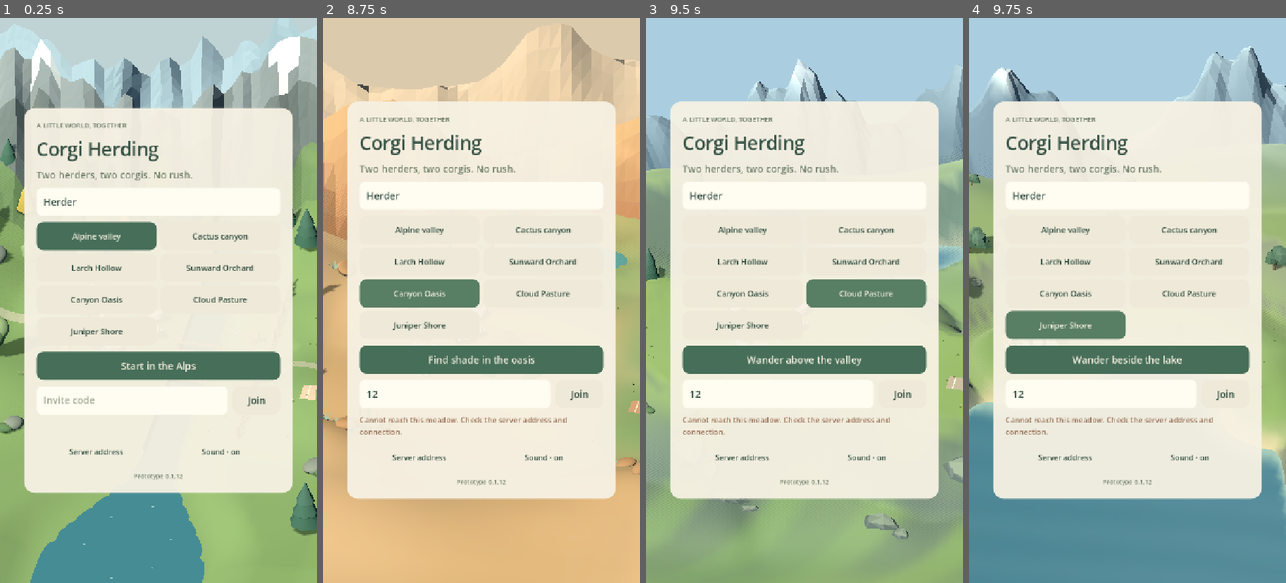
Above: before the commit, frames 1-4 (left to right).
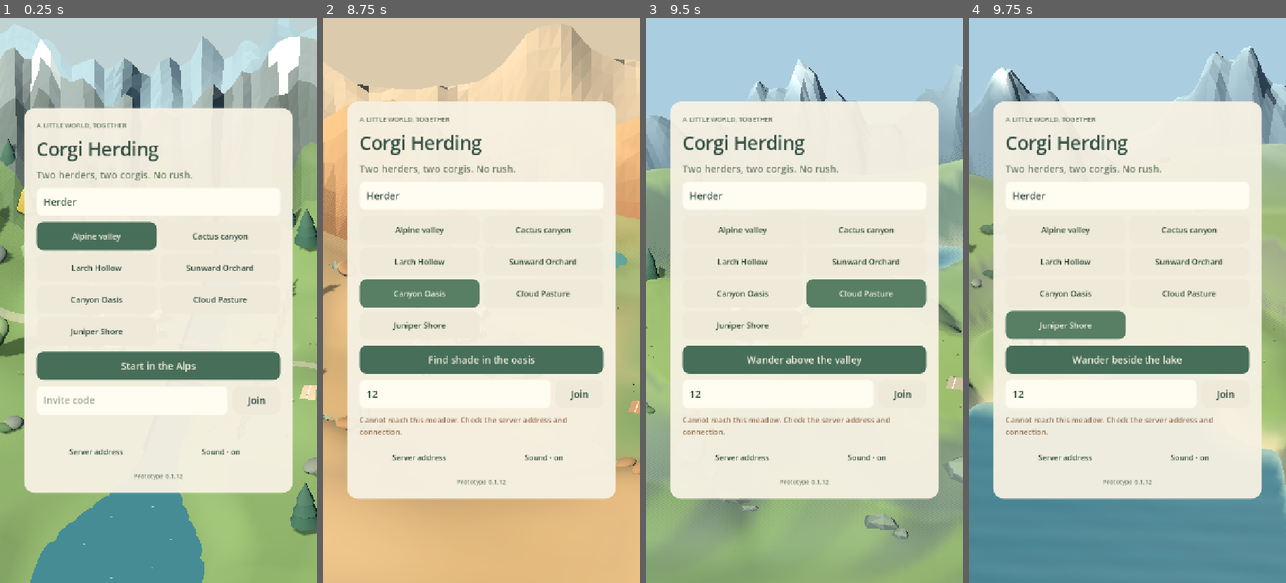
Above: after the commit, the same moments.

Repository: Nielk74/corgi-herding
Game: Godot game, scene res://main.tscn
Two runs of this game, one before a commit and one after it. Both use one fixed random seed, a clock stepped at 60 frames per second and the inputs below.
Inputs (mouse positions are in pixels of both pictures, inside the frame that each line leads up to):
- Up to frame 1 (0.25 s): no input
- Up to frame 2 (8.75 s): click (456, 402) at 0.52 s; type "12" at 0.6 s; click "Start in the Alps" at 1.25 s; click "Start in the Alps" at 2 s; click "Start in the Alps" at 2.75 s; click "Alpine valley" at 3.5 s; click "Cactus canyon" at 4.25 s; click "Start in the canyon" at 5 s; click "Start in the canyon" at 5.75 s; click "Larch Hollow" at 6.5 s; click "Sunward Orchard" at 7.25 s; click "Canyon Oasis" at 8 s
- Up to frame 3 (9.5 s): click "Cloud Pasture" at 8.75 s
- Up to frame 4 (9.75 s): click "Juniper Shore" at 9.5 s

Frames 1-3 are identical in both runs. In frame 4, 0.8% of the frame differs, in the area x 0-100%, y 27-61%.

Commit message:
Refine Juniper foliage and opaque lake ripples

Diff:
--- a/client/scripts/juniper_scenery.gd
+++ b/client/scripts/juniper_scenery.gd
@@ -4,6 +4,7 @@
 
 const Profile = preload("res://scripts/juniper_profile.gd")
 const Navigation = preload("res://scripts/shore_navigation.gd")
+const WaterShader = preload("res://shaders/juniper_water.gdshader")
 
 static func build_land(host) -> void:
 	var near := SurfaceTool.new()
@@ -39,8 +40,8 @@
 	far_material.disable_receive_shadows = true
 	combined.surface_set_material(1, far_material)
 	host.water = host._finish_surface(lake, "JuniperLake")
-	var water_material := host.vertex_material.duplicate() as StandardMaterial3D
-	water_material.disable_receive_shadows = true
+	var water_material := ShaderMaterial.new()
+	water_material.shader = WaterShader
 	host.water.material_override = water_material
 
 static func ground_color(host, point: Vector3, normal: Vector3) -> Color:
@@ -98,20 +99,22 @@
 	rng.seed = 579321
 	var crowns := SurfaceTool.new()
 	crowns.begin(Mesh.PRIMITIVE_TRIANGLES)
-	# Unequal near trees sit off-route; distant small clusters supply scale.
-	var trees := [Vector3(-18, 0, -2), Vector3(-17, 0, -6), Vector3(-14.5, 0, -9.0),
-		Vector3(-9.5, 0, -10.4), Vector3(-6.8, 0, -11.8), Vector3(-4.2, 0, -12.6),
-		Vector3(7.1, 0, -11.2), Vector3(11.3, 0, -9.3), Vector3(15.7, 0, -6.4),
-		Vector3(18.2, 0, -3.6), Vector3(18.0, 0, 1.2)]
-	for p in trees:
-		if Navigation.signed_clearance(Vector2(p.x, p.z)) < -1.2:
-			_juniper(host, crowns, p, rng.randf_range(0.7, 1.15), rng)
+	# Broad gaps and depth offsets matter more than the number of trees. Each
+	# conservative crown disk is wholly outside the true walking union, not an
+	# approximate oval shoreline. Rejection sampling avoids a planted tree row.
+	var plantings: Array[Dictionary] = []
+	_plant_group(host, crowns, plantings, Vector2(-18.0, -7.3), Vector2(4.3, 4.0), 5, Vector2(0.62, 1.02), 0, rng)
+	_plant_group(host, crowns, plantings, Vector2(-3.5, -14.4), Vector2(4.4, 2.7), 3, Vector2(0.66, 0.92), 1, rng)
+	_plant_group(host, crowns, plantings, Vector2(19.0, -4.7), Vector2(3.5, 4.5), 4, Vector2(0.68, 1.08), 2, rng)
 	var across := Vector3(0.9785, 0, -0.2063)
 	var away := Vector3(-0.2063, 0, -0.9785)
-	for p: Vector2 in [Vector2(-22, 15), Vector2(-19.5, 16.2), Vector2(-21.4, 18.2), Vector2(-15.2, 18.5),
-		Vector2(-4.8, 21.6), Vector2(-2.6, 22.1), Vector2(0.1, 20.5), Vector2(16.8, 20.6), Vector2(19.5, 22.0)]:
-		_juniper(host, crowns, across * p.x + away * p.y, rng.randf_range(0.35, 0.53), rng)
-	host._finish_surface(crowns, "JuniperWoodland", true)
+	var distant_centers := [Vector2(-22, 18), Vector2(-0.5, 23), Vector2(20, 20)]
+	for i in distant_centers.size():
+		var p: Vector2 = distant_centers[i]
+		var center := across * p.x + away * p.y
+		_plant_group(host, crowns, plantings, Vector2(center.x, center.z), Vector2(3.3, 2.4), [3, 2, 4][i], Vector2(0.32, 0.55), i + 3, rng)
+	var woodland: MeshInstance3D = host._finish_surface(crowns, "JuniperWoodland", true)
+	woodland.set_meta("plantings", plantings)
 	for p in [Vector3(-16, 0, -4), Vector3(-11, 0, -10), Vector3(5.5, 0, -11.5), Vector3(15.8, 0, -5), Vector3(17.4, 0, 8.6)]:
 		if Navigation.signed_clearance(Vector2(p.x, p.z)) < -0.8:
 			host._rock(p + Vector3(0, 0.16, 0), Vector3(1.1, 0.5, 0.85))
@@ -128,16 +131,63 @@
 			host._triangle(tufts, base + Vector3(-0.05, 0.13, 0), base + Vector3(0.05, 0.13, 0), base + Vector3(0, 0.19, 0), Color("d5c896"))
 	host._finish_surface(tufts, "JuniperMeadowFlowers")
 
-static func _juniper(host, surface: SurfaceTool, p: Vector3, scale_value: float, rng: RandomNumberGenerator) -> void:
+static func _plant_group(host, surface: SurfaceTool, plantings: Array[Dictionary], center: Vector2,
+		spread: Vector2, count: int, scales: Vector2, group: int, rng: RandomNumberGenerator) -> void:
+	var placed := 0
+	for attempt in range(count * 80):
+		if placed == count:
+			break
+		var angle := rng.randf() * TAU
+		var offset := Vector2(cos(angle), sin(angle)) * sqrt(rng.randf()) * spread
+		var point := center + offset
+		var scale_value := rng.randf_range(scales.x, scales.y)
+		var radius := 2.25 * scale_value
+		if Navigation.signed_clearance(point) >= -radius - 0.35:
+			continue
+		var separated := true
+		for previous in plantings:
+			if point.distance_to(previous.position) < (radius + float(previous.radius)) * 0.8:
+				separated = false
+				break
+		if not separated:
+			continue
+		var form: String = ["spreading", "crooked", "windward"][(group + placed) % 3]
+		_juniper(host, surface, Vector3(point.x, 0, point.y), scale_value, form, rng)
+		plantings.append({"position": point, "radius": radius, "form": form, "group": group})
+		placed += 1
+
+static func _juniper(host, surface: SurfaceTool, p: Vector3, scale_value: float, form: String, rng: RandomNumberGenerator) -> void:
 	var base: Vector3 = host._grounded(p)
-	var lean := Vector3(rng.randf_range(0.18, 0.5), 0, rng.randf_range(-0.16, 0.12)) * scale_value
-	var trunk = host.cylinder(host.terrain, base + Vector3(0, 0.65, 0) * scale_value, 0.075 * scale_value, 0.13 * scale_value, 1.3 * scale_value, Color("786a53"), 7)
-	trunk.rotation.z = -0.16
-	for i in range(4):
-		var angle := i * 2.4 + rng.randf_range(-0.25, 0.25)
-		var center := base + lean + Vector3(cos(angle) * 0.5, 1.0 + i * 0.18, sin(angle) * 0.35) * scale_value
-		var size := Vector3(rng.randf_range(0.68, 0.96), rng.randf_range(0.50, 0.75), rng.randf_range(0.65, 0.9)) * scale_value
-		_crown(host, surface, center, size, Color("516e57").lightened(i * 0.025), angle)
+	var phase := rng.randf_range(-0.65, 0.65)
+	var green := Color("4c6655").lerp(Color("687c5b"), rng.randf_range(0.0, 0.7))
+	for i in range(3):
+		var side := float(i - 1)
+		var offset: Vector3
+		var size: Vector3
+		var fork: Vector3
+		if form == "spreading":
+			offset = Vector3(side * 0.57, 0.43 + i * 0.09, sin(i * 2.2 + phase) * 0.22)
+			size = Vector3(rng.randf_range(0.97, 1.26), rng.randf_range(0.31, 0.46), 0.73)
+			fork = Vector3(0.03, 0.13, 0)
+		elif form == "crooked":
+			offset = Vector3(side * 0.54 + 0.24, 1.35 + i * 0.21, side * 0.22)
+			size = Vector3(rng.randf_range(0.64, 0.84), rng.randf_range(0.55, 0.78), 0.73)
+			fork = Vector3(0.2, 0.72, -0.06)
+		else:
+			offset = Vector3(0.12 + i * 0.37, 0.73 + i * 0.17, sin(i * 2.4 + phase) * 0.18)
+			size = Vector3(0.85 + i * 0.10, rng.randf_range(0.36, 0.54), 0.68)
+			fork = Vector3(-0.08, 0.28, 0)
+		var center := base + offset * scale_value
+		_branch(host, base + fork * scale_value, center, scale_value * (0.047 if form == "spreading" else 0.064))
+		if i == 0:
+			_branch(host, base, base + fork * scale_value, scale_value * 0.09)
+		_crown(host, surface, center, size * scale_value, green.lightened(i * 0.018), phase + i * 2.3)
+
+static func _branch(host, from: Vector3, to: Vector3, radius: float) -> void:
+	var direction := to - from
+	var branch = host.cylinder(host.terrain, (from + to) * 0.5, radius * 0.65, radius,
+		direction.length(), Color("786a53"), 6)
+	branch.quaternion = Quaternion(Vector3.UP, direction.normalized())
 
 static func _crown(host, surface: SurfaceTool, center: Vector3, size: Vector3, color: Color, phase: float) -> void:
 	var lower: Array[Vector3] = []
--- /dev/null
+++ b/client/shaders/juniper_water.gdshader
@@ -0,0 +1,35 @@
+shader_type spatial;
+render_mode cull_disabled, shadows_disabled, diffuse_burley, specular_disabled;
+
+// One opaque pass over the existing, triangle-clipped lake. These slow changes
+// suggest a little wind on the surface; there are no reflections or extra layers.
+uniform float ripple_strength : hint_range(0.0, 0.025) = 0.018;
+varying vec2 water_position;
+
+void vertex() {
+	water_position = (MODEL_MATRIX * vec4(VERTEX, 1.0)).xz;
+}
+
+vec3 linear_color(vec3 color) {
+	return mix(color / 12.92, pow((color + 0.055) / 1.055, vec3(2.4)),
+		step(vec3(0.04045), color));
+}
+
+void fragment() {
+	vec2 p = water_position;
+	float first = dot(p, vec2(0.31, 2.35)) - TIME * 0.36 + sin(p.x * 0.13) * 0.65;
+	float second = dot(p, vec2(-0.47, 1.57)) + TIME * 0.19;
+	float ripple = sin(first) * 0.65 + sin(second) * 0.35;
+	// The existing water vertices encode sandy shallows. Keep their edge calm
+	// and let the tiny modulation appear only as the water becomes deeper blue.
+	float depth_weight = smoothstep(0.055, 0.20, COLOR.b - COLOR.r);
+	vec3 color = COLOR.rgb * (1.0 + ripple * ripple_strength * depth_weight);
+	// Compatibility converts final albedo itself; linear renderers do not.
+	ALBEDO = OUTPUT_IS_SRGB ? color : linear_color(color);
+	vec3 world_normal = normalize(vec3(cos(second) * 0.003, 1.0,
+		cos(first) * 0.018 + cos(second) * 0.005));
+	world_normal = normalize(mix(vec3(0.0, 1.0, 0.0), world_normal, depth_weight));
+	NORMAL = normalize((VIEW_MATRIX * vec4(world_normal, 0.0)).xyz);
+	ROUGHNESS = 1.0;
+	SPECULAR = 0.0;
+}
--- /dev/null
+++ b/client/tests/juniper_visual_smoke.gd
@@ -0,0 +1,282 @@
+extends SceneTree
+## Immutable shoreline geometry and bounded, non-obstructing visual refinement.
+## Raw-array identity was captured on Godot 4.6.3 macOS/arm64 at b2bec44.
+## It is same-platform evidence, not a cross-platform libm bit-identity claim.
+## Every platform pins the unchanged Juniper-only geometry source and runs all
+## actual water/crown/picking/visibility checks; no geometry tolerance is widened.
+
+const BASELINE := {
+	"ValleyGroundJuniper": "28602c41dd6a2823b52ab5478ef352b6af2602bdcbe9717bb11785f27554ee7b",
+	"JuniperLake": "195f434e8e1dfc7beedd780d544c1b917618cb7d437a269b9ab8da3a8279bf0f",
+}
+const SOURCE_BASELINE := {
+	"profile": "4949c7b9079c3c033a39228ceeacced1cd6c841d50edfbbce85bcd335c385c86",
+	"build_land_geometry": "eae51d2d646c0a8e7539b298e8866f4f776452d3d54833ddc285de9fcac6aa60",
+	"ground_color": "bd33b9a630d165a93248d93ad75b21a58e69b67109b9fd18d24f1dd677912bb7",
+	"clip_water": "7f1f37a49b271c5a3100e4e1615371e8c4f707bbd4da9b50e6ea1ffdf2247344",
+}
+const PATH: Array[Vector2] = [Vector2(-11, 2), Vector2(-8, -3), Vector2(-3, -6), Vector2(4, -6), Vector2(9, -2), Vector2(11, 4)]
+const CLEARINGS: Array[Vector3] = [Vector3(-11, 2, 5.2), Vector3(-1, -6, 4.5), Vector3(11, 4, 4.8)]
+var failures := 0
+var checks := 0
+
+func _initialize() -> void:
+	_run.call_deferred()
+
+func _run() -> void:
+	var meadow := preload("res://scripts/meadow.gd").new()
+	root.add_child(meadow)
+	await process_frame
+	meadow.set_process(false)
+	meadow.set_landscape("juniper")
+	await process_frame
+	var captured: Dictionary = {}
+	for name in ["ValleyGroundJuniper", "JuniperLake"]:
+		var instance := meadow.terrain.find_child(name, true, false) as MeshInstance3D
+		if instance == null:
+			_check(false, "Missing immutable mesh " + name)
+			continue
+		var surfaces: Array = []
+		for surface in instance.mesh.get_surface_count():
+			surfaces.append(instance.mesh.surface_get_arrays(surface))
+		var digest := HashingContext.new()
+		digest.start(HashingContext.HASH_SHA256)
+		digest.update(var_to_bytes([instance.transform, surfaces]))
+		captured[name] = digest.finish().hex_encode()
+	if "--capture-baseline" in OS.get_cmdline_user_args():
+		print("JUNIPER_GEOMETRY_BASELINE: ", JSON.stringify(captured))
+		quit(failures)
+		return
+	if OS.get_name() == "macOS" and OS.has_feature("arm64"):
+		_check(captured == BASELINE, "Juniper ground/water arrays or transform changed: " + JSON.stringify(captured))
+		print("JUNIPER_ARRAY_PRESERVATION: exact captured macOS/arm64 geometry")
+	else:
+		print("JUNIPER_ARRAY_PRESERVATION: no binary golden for this platform; mandatory source and actual geometry checks follow")
+	_geometry_source()
+	_water_shader(meadow.water)
+	_water_geometry(meadow.water)
+	_woodland(meadow.terrain)
+	_geometry_budget(meadow)
+	await _animal_visibility(meadow)
+	print("JUNIPER_VISUAL_SMOKE: %d checks, failures=%d" % [checks, failures])
+	quit(1 if failures else 0)
+
+func _check(condition: bool, message: String) -> void:
+	checks += 1
+	if not condition:
+		failures += 1
+		printerr("JUNIPER_VISUAL_CHECK_FAILED: " + message)
+
+func _source_function(source: String, name: String) -> String:
+	var start := source.find("static func " + name + "(")
+	return source.substr(start).get_slice("\nstatic func ", 0) if start >= 0 else ""
+
+func _geometry_source() -> void:
+	var scenery := FileAccess.get_file_as_string("res://scripts/juniper_scenery.gd")
+	var pieces := {
+		"profile": FileAccess.get_file_as_string("res://scripts/juniper_profile.gd"),
+		"build_land_geometry": _source_function(scenery, "build_land").get_slice("\n\tvar water_material", 0),
+		"ground_color": _source_function(scenery, "ground_color"),
+		"clip_water": _source_function(scenery, "_clip_water"),
+	}
+	for name in SOURCE_BASELINE:
+		_check(String(pieces[name]).sha256_text() == SOURCE_BASELINE[name], "Frozen Juniper geometry-generating source changed: " + name)
+
+func _shader_safe(code: String) -> bool:
+	var comments := RegEx.create_from_string("(?s)/\\*.*?\\*/|//[^\\n]*")
+	var clean := comments.sub(code, "", true)
+	var forbidden := RegEx.create_from_string("\\b(ALPHA|ALPHA_SCISSOR_THRESHOLD|ALPHA_HASH_SCALE|DEPTH|hint_screen_texture|hint_depth_texture|sampler2D|samplerCube)\\b|\\b(VERTEX|POSITION)(?:\\.[xyzw]+)?\\s*(?:[+*/-]?=)|#include")
+	return forbidden.search(clean) == null
+
+func _water_shader(water: MeshInstance3D) -> void:
+	_check(water.material_override is ShaderMaterial, "Water must use the opaque animated material")
+	if not water.material_override is ShaderMaterial:
+		return
+	var material := water.material_override as ShaderMaterial
+	_check(material.shader != null and _shader_safe(material.shader.code), "Water must not use transparency, displacement, screen/depth reads or hidden includes")
+	_check(material.next_pass == null, "Water must remain a single pass")
+	var strength: Variant = material.get_shader_parameter("ripple_strength")
+	# A headless renderer may not expose reflected defaults; parse the actual
+	# shader declaration only when no explicit material override is available.
+	if strength == null:
+		var declaration := RegEx.create_from_string("uniform\\s+float\\s+ripple_strength\\b[^;=]*=\\s*([0-9.eE+-]+)\\s*;").search(material.shader.code)
+		if declaration != null and declaration.get_string(1).is_valid_float():
+			strength = declaration.get_string(1).to_float()
+	_check(strength is float and is_finite(strength) and strength >= 0.0 and strength <= 0.025, "Water modulation must stay restrained")
+	_check(material.shader.code.contains("TIME"), "Water's small visual changes must advance over time")
+	for code in ["void fragment(){ ALPHA=0.5; }", "void vertex(){ VERTEX.y += sin(TIME); }", "void vertex(){ POSITION = vec4(1.0); }", "uniform sampler2D scene:hint_screen_texture;", "#include \"other.gdshaderinc\""]:
+		_check(not _shader_safe(code), "Unsafe water negative control was accepted")
+	_check(_shader_safe("// VERTEX = ignored comment\nvoid vertex(){ vec3 p=VERTEX; }\nvoid fragment(){ NORMAL=vec3(0,1,0); }"), "Read-only vertex use and lighting normals remain allowed")
+
+func _water_geometry(water: MeshInstance3D) -> void:
+	_check(water.mesh.get_surface_count() == 1, "Refinement must not add water surfaces")
+	var faces: PackedVector3Array = water.mesh.get_faces()
+	_check(faces.size() > 3000, "Actual clipped water must be nonempty")
+	for index in range(0, faces.size(), 3):
+		var triangle := PackedVector2Array()
+		for local in [faces[index], faces[index + 1], faces[index + 2]]:
+			var point: Vector3 = water.global_transform * local
+			_check(point.is_finite() and absf(point.y) < 0.000001, "Actual water must remain on the fixed lake plane")
+			triangle.append(Vector2(point.x, point.z))
+		_check(not _triangle_overlaps_walkable(triangle), "Complete actual water triangle overlaps the canonical dry union")
+	print("JUNIPER_WATER_GEOMETRY: %d actual clipped triangles remain outside all dry paths/clearings" % (faces.size() / 3))
+
+func _distance_to_segment(point: Vector2, a: Vector2, b: Vector2) -> float:
+	var edge := b - a
+	var fraction := clampf((point - a).dot(edge) / edge.length_squared(), 0.0, 1.0) if edge.length_squared() > 0.0 else 0.0
+	return point.distance_to(a + fraction * edge)
+
+func _clearance(point: Vector2) -> float:
+	var result := -INF
+	for clearing in CLEARINGS:
+		result = maxf(result, clearing.z - point.distance_to(Vector2(clearing.x, clearing.y)))
+	for index in range(PATH.size() - 1):
+		result = maxf(result, 3.6 - _distance_to_segment(point, PATH[index], PATH[index + 1]))
+	return result
+
+func _triangle_overlaps_walkable(triangle: PackedVector2Array) -> bool:
+	for clearing in CLEARINGS:
+		var center := Vector2(clearing.x, clearing.y)
+		if Geometry2D.is_point_in_polygon(center, triangle):
+			return true
+		for edge in 3:
+			if _distance_to_segment(center, triangle[edge], triangle[(edge + 1) % 3]) <= clearing.z:
+				return true
+	for index in range(PATH.size() - 1):
+		var a := PATH[index]
+		var b := PATH[index + 1]
+		if Geometry2D.is_point_in_polygon(a, triangle) or Geometry2D.is_point_in_polygon(b, triangle):
+			return true
+		for edge in 3:
+			var c := triangle[edge]
+			var d := triangle[(edge + 1) % 3]
+			if Geometry2D.segment_intersects_segment(a, b, c, d) != null:
+				return true
+			if minf(minf(_distance_to_segment(a, c, d), _distance_to_segment(b, c, d)), minf(_distance_to_segment(c, a, b), _distance_to_segment(d, a, b))) <= 3.6:
+				return true
+	return false
+
+func _woodland(terrain: Node3D) -> void:
+	var woodland := terrain.find_child("JuniperWoodland", true, false) as MeshInstance3D
+	_check(woodland != null, "Woodland mesh must exist")
+	if woodland == null:
+		return
+	var plantings: Array = woodland.get_meta("plantings", [])
+	_check(plantings.size() >= 15 and plantings.size() <= 32, "Woodland must contain bounded planted groups")
+	var forms: Dictionary = {}
+	var groups: Dictionary = {}
+	for index in plantings.size():
+		var planting: Dictionary = plantings[index]
+		var point: Vector2 = planting.get("position", Vector2.INF)
+		var radius: float = planting.get("radius", -1.0)
+		_check(point.is_finite() and radius > 0 and radius <= 3.0, "Planting envelope must be finite and modest")
+		_check(_clearance(point) < -radius - 0.34, "Crown envelope intrudes into playable shore")
+		var form: String = planting.get("form", "")
+		_check(form in ["spreading", "crooked", "windward"], "Unknown tree silhouette")
+		forms[form] = true
+		var group: int = planting.get("group", -1)
+		_check(group >= 0, "Every tree must belong to a spatial group")
+		groups[group] = int(groups.get(group, 0)) + 1
+		for other_index in range(index):
+			var other: Dictionary = plantings[other_index]
+			_check(point.distance_to(other.position) >= 0.8 * (radius + float(other.radius)) - 0.0001, "Tree envelopes are crowded/interpenetrating")
+	_check(forms.size() == 3 and groups.size() >= 5, "Woodland needs distinct silhouettes and multiple groups")
+	var counts: Dictionary = {}
+	for count in groups.values():
+		counts[count] = true
+	_check(counts.size() >= 3, "Woodland groups must not repeat the same tree count")
+	var faces: PackedVector3Array = woodland.mesh.get_faces()
+	_check(faces.size() >= 900 and faces.size() / 3 <= 15000, "Woodland actual geometry must be nonempty and bounded")
+	var closest := -INF
+	for local in faces:
+		var vertex: Vector3 = woodland.global_transform * local
+		var point := Vector2(vertex.x, vertex.z)
+		closest = maxf(closest, _clearance(point))
+		_check(vertex.is_finite() and _clearance(point) < 0.0, "Actual crown vertex enters playable shore")
+		var inside_envelope := false
+		for planting: Dictionary in plantings:
+			if point.distance_to(planting.position) <= float(planting.radius) + 0.0001:
+				inside_envelope = true
+				break
+		_check(inside_envelope, "Actual crown vertex exceeds every declared envelope")
+	for index in range(0, faces.size(), 3):
+		var triangle := PackedVector2Array()
+		for local in [faces[index], faces[index + 1], faces[index + 2]]:
+			var point: Vector3 = woodland.global_transform * local
+			triangle.append(Vector2(point.x, point.z))
+		_check(not _triangle_overlaps_walkable(triangle), "Actual crown triangle spans the playable shore")
+	_check(_triangle_overlaps_walkable(PackedVector2Array([Vector2(-25, -15), Vector2(25, -15), Vector2(0, 15)])), "Spanning triangle negative control must fail")
+	print("JUNIPER_WOODLAND: %d trees, %d groups, %d forms, %d triangles, nearest crown clearance %.3fm" % [plantings.size(), groups.size(), forms.size(), faces.size() / 3, closest])
+
+func _geometry_budget(meadow: Node3D) -> void:
+	var queue: Array[Node] = [meadow]
+	var nodes := 0
+	var meshes := 0
+	var triangles := 0
+	while not queue.is_empty():
+		var node: Node = queue.pop_back()
+		nodes += 1
+		queue.append_array(node.get_children())
+		if node is MeshInstance3D and node.mesh != null:
+			meshes += 1
+			triangles += node.mesh.get_faces().size() / 3
+	_check(triangles <= 100000 and nodes <= 1400 and meshes <= 1000, "Juniper exceeds existing mobile geometry budget")
+	print("JUNIPER_VISUAL_BUDGET: %d triangles, %d nodes, %d meshes (meadow only; full-scene budget remains in shore_smoke)" % [triangles, nodes, meshes])
+
+func _animal_visibility(meadow: Node3D) -> void:
+	var occluders: Array[Dictionary] = []
+	for mesh in meadow.terrain.find_children("*", "MeshInstance3D", true, false):
+		if not mesh.is_visible_in_tree() or mesh.mesh == null:
+			continue
+		var transform: Transform3D = mesh.global_transform
+		var faces: PackedVector3Array = mesh.mesh.get_faces()
+		for index in faces.size():
+			faces[index] = transform * faces[index]
+		occluders.append({"name": mesh.name, "faces": faces, "aabb": transform * mesh.get_aabb()})
+	var probes := 0
+	var picks := 0
+	for size in [Vector2i(720, 1280), Vector2i(720, 1600)]:
+		root.content_scale_size = size
+		root.content_scale_aspect = Window.CONTENT_SCALE_ASPECT_IGNORE
+		root.size = size
+		await process_frame
+		_check(root.get_visible_rect().size == Vector2(size), "Visibility test requires actual portrait aspect ratio")
+		for pan in [-6.0, 6.0]:
+			meadow.camera_focus.x = pan
+			meadow.desired_focus.x = pan
+			for zoom in [0.8, 1.0, 1.18]:
+				meadow.zoom = zoom
+				meadow.fit_camera()
+				meadow._process(0.0)
+				for center in [Vector2(-11, 2), Vector2(-1, -6), Vector2(11, 4), Vector2(-6, -4.2), Vector2(6.5, -4.0)]:
+					for offset in [Vector2.ZERO, Vector2(-1.4, 0), Vector2(1.4, 0)]:
+						var point: Vector2 = center + offset
+						_check(_clearance(point) > 0.0, "Animal probe must be inside the dry union")
+						var animal := Vector3(point.x, meadow.surface_height(point.x, point.y) + 0.60, point.y)
+						var screen: Vector2 = meadow.camera.unproject_position(animal)
+						if not Rect2(Vector2.ZERO, Vector2(size)).has_point(screen):
+							continue
+						var origin: Vector3 = meadow.camera.project_ray_origin(screen)
+						var endpoint := animal.move_toward(origin, 0.06)
+						var blocked := ""
+						for occluder in occluders:
+							if occluder.aabb.intersects_segment(origin, endpoint) == null:
+								continue
+							var faces: PackedVector3Array = occluder.faces
+							for index in range(0, faces.size(), 3):
+								if Geometry3D.segment_intersects_triangle(origin, endpoint, faces[index], faces[index + 1], faces[index + 2]) != null:
+									blocked = String(occluder.name)
+									break
+							if not blocked.is_empty():
+								break
+						_check(blocked.is_empty(), "Animal chest occluded by %s at %s / %s pan%s zoom%s" % [blocked, point, size, pan, zoom])
+						var ground := animal - Vector3.UP * 0.60
+						var ground_screen: Vector2 = meadow.camera.unproject_position(ground)
+						if Rect2(Vector2.ZERO, Vector2(size)).has_point(ground_screen):
+							var hit: Vector3 = meadow.ground_at(ground_screen)
+							_check(hit.is_finite() and hit.distance_to(ground) <= 0.06, "Actual portrait ground pick differs from the animal's ground")
+							picks += 1
+						probes += 1
+	_check(probes >= 120, "Insufficient actual-mesh portrait animal visibility probes")
+	_check(picks >= 120, "Insufficient actual portrait picking probes")
+	print("JUNIPER_ANIMAL_VISIBILITY: %d clear portrait chest probes and %d ground picks across both aspects, follow extremes and three zooms" % [probes, picks])
Not shown, added: client/shaders/juniper_water.gdshader.uid
Not shown, added: client/tests/juniper_visual_smoke.gd.uid
